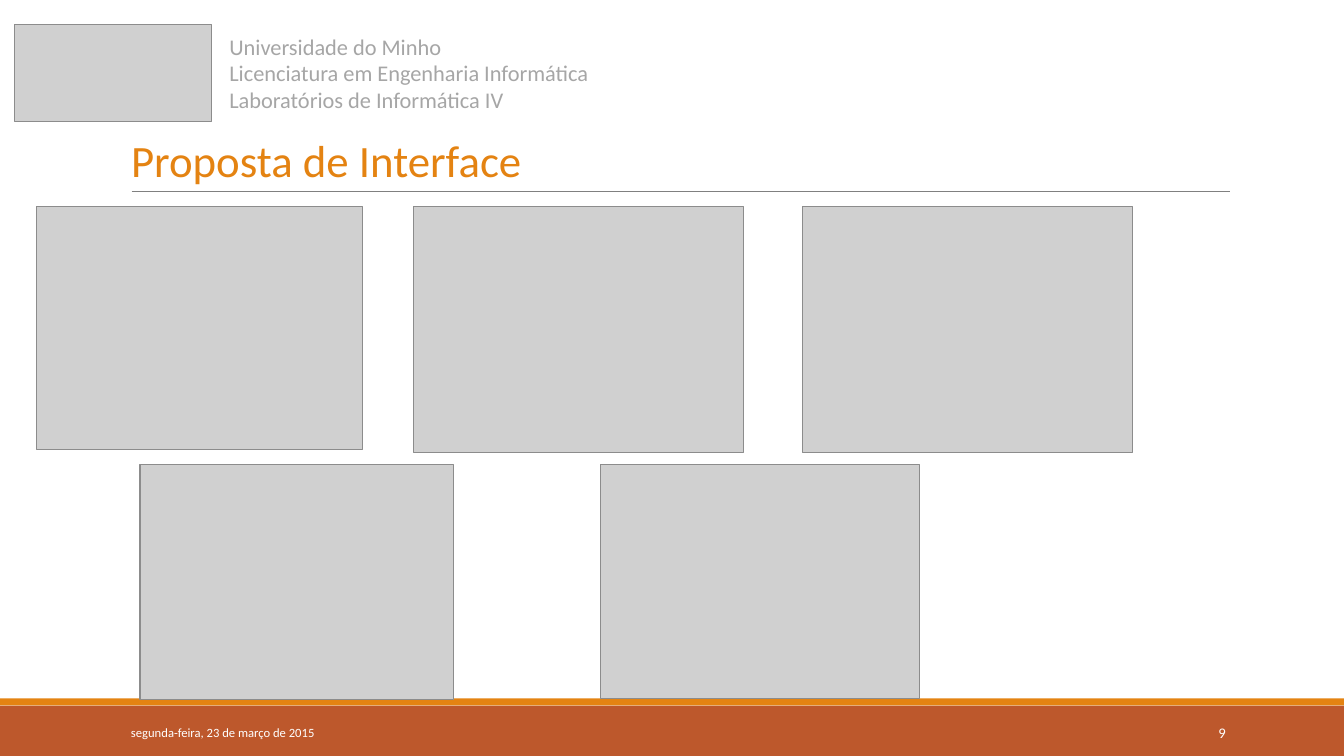
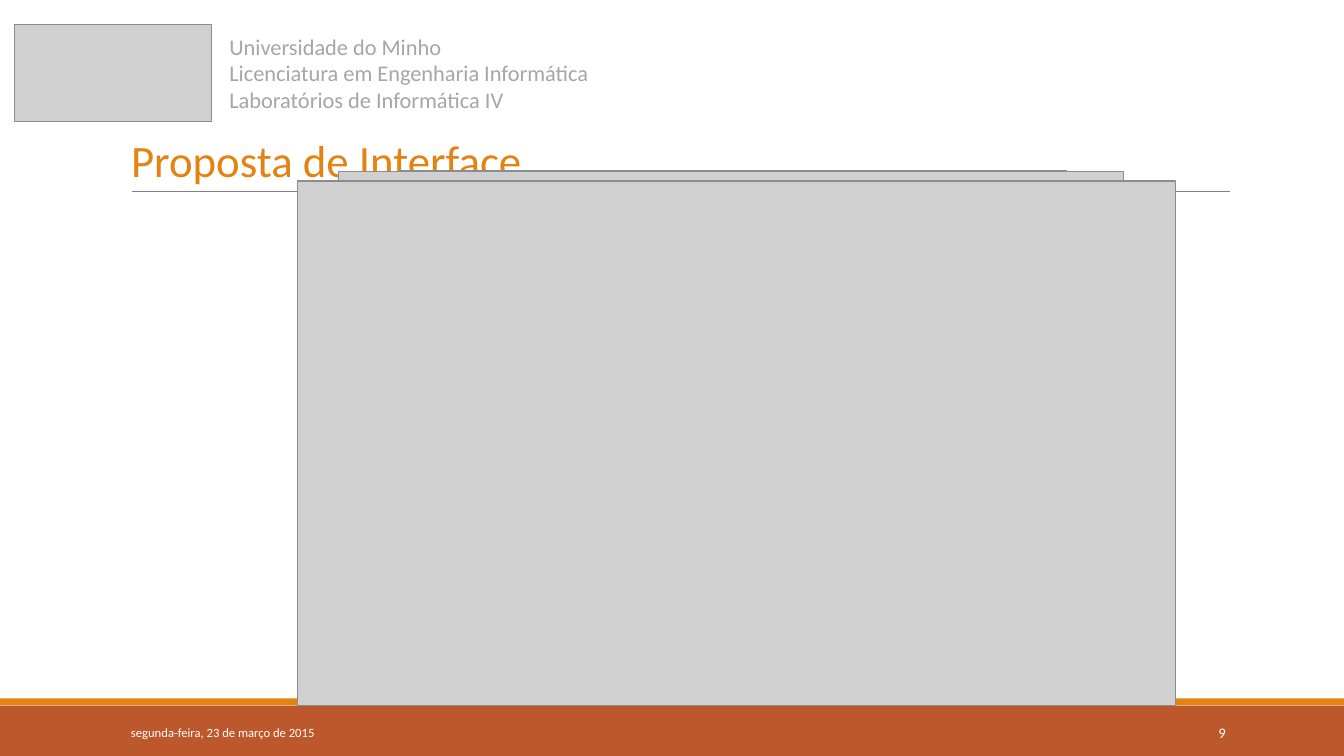
Before and after one commit to 7patricia/Aprende-com-os-Minions, a slide deck: slide 9 of 1ªFase/LI4-Grupo6-Fase1.pptx. Drawn at 1344x756 pixels with LibreOffice and Linux fonts; fonts in the diff are those of the drawing; grey boxes stand for pictures. Boxes give left, top, right and bottom in pixels: in the first picture for what was removed or moved away, otherwise in the second. Text is boxed around its words. In the diff, an @@ line names an element or a change of style, - is before the commit and + after.

Commit message:
PPT modificado again

```diff
--- a/1ªFase/LI4-Grupo6-Fase1.pptx
+++ b/1ªFase/LI4-Grupo6-Fase1.pptx
@@ picture: place and size @@
-picture at [803, 207, 1133, 453]
+picture at [339, 171, 1124, 649]
@@ picture: place and size @@
-picture at [413, 207, 744, 453]
+picture at [399, 170, 1066, 665]
@@ picture removed at [37, 207, 363, 451] @@
@@ picture: place and size @@
-picture at [601, 465, 920, 699]
+picture at [297, 181, 1176, 707]
@@ picture: place and size @@
-picture at [140, 465, 454, 700]
+picture at [297, 187, 1164, 704]
```
